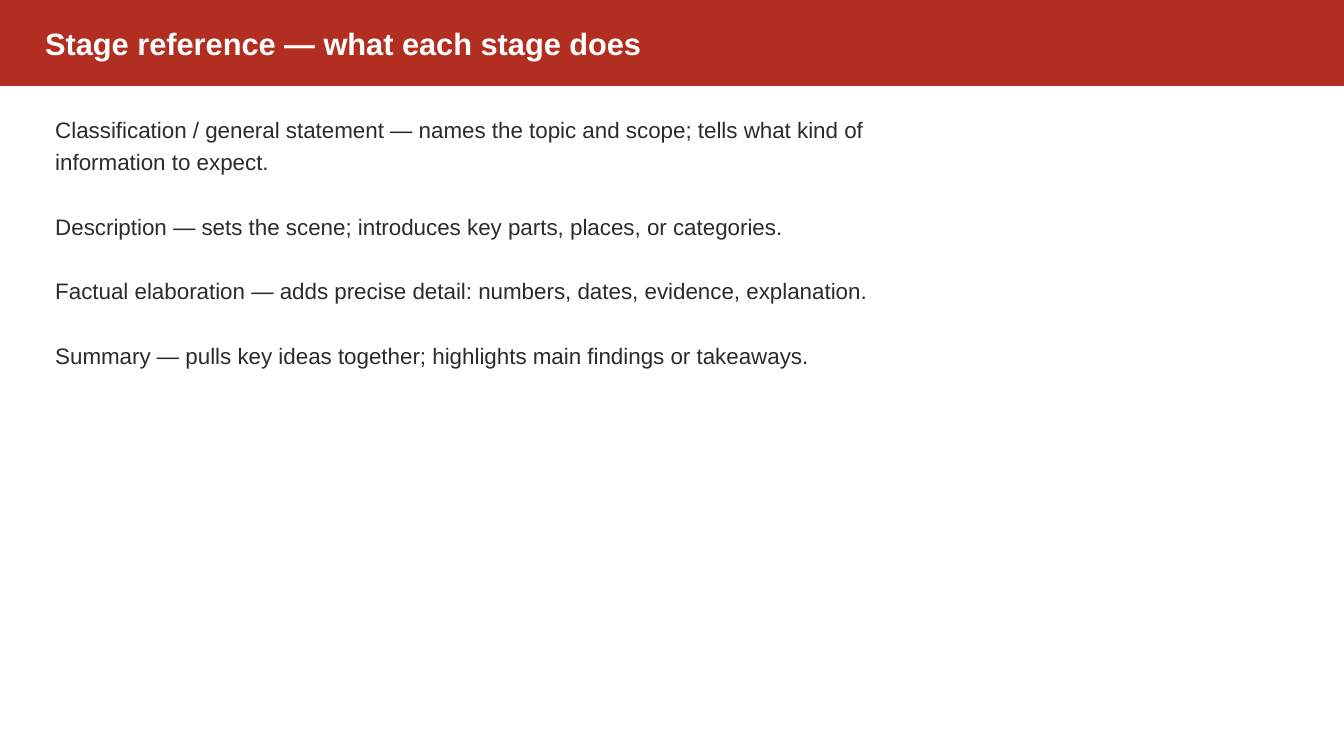
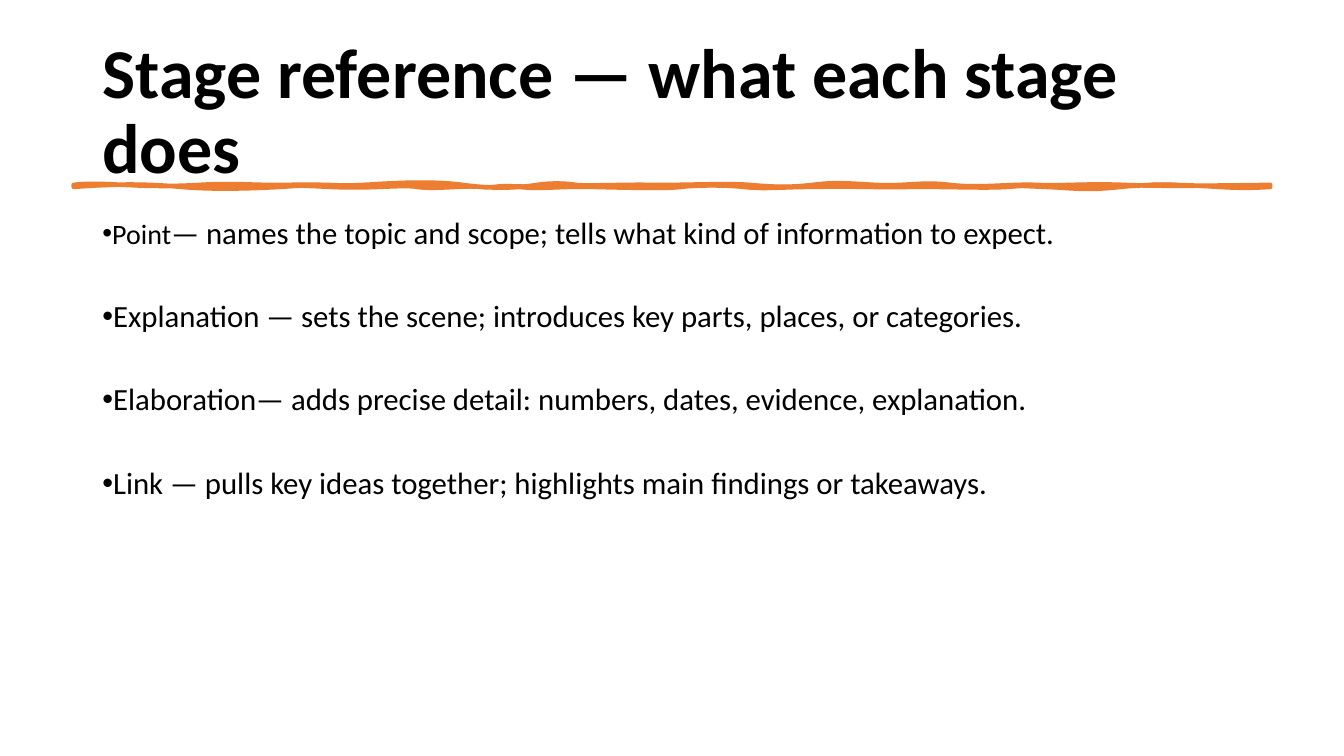
Before and after one commit to dsuth10/Joshua, a slide deck: slide 5 of Units/English/English_Unit_2/Lesson_Plans/Lesson_02_Slides.pptx. Drawn at 1344x756 pixels with LibreOffice and Linux fonts; fonts in the diff are those of the drawing. Boxes give left, top, right and bottom in pixels: in the first picture for what was removed or moved away, otherwise in the second. Text is boxed around its words. In the diff, an @@ line names an element or a change of style, - is before the commit and + after.

```diff
--- a/Units/English/English_Unit_2/Lesson_Plans/Lesson_02_Slides.pptx
+++ b/Units/English/English_Unit_2/Lesson_Plans/Lesson_02_Slides.pptx
@@ rectangle removed at [0,0,1344,86] @@
@@ text "Stage reference — what each ...": place and size @@
-text "Stage reference — what each ..." at [45,32,641,60]
+text "Stage reference — what each ..." at [102,49,1117,190]
@@ text "Stage reference — what each ..." at [102,49,1117,190]: size 22 to 50 pt, font Arial to Calibri, text colour #FFFFFF to #000000; line spacing 1 to 0.9; more space between paragraphs @@
@@ freeform shape added at [74,185,1270,187], fill #ED7D31, outline #ED7D31 3.25 pt @@
@@ text at [112,222,1054,500]: text changed; size 16 to 22 pt; font Arial to Calibri; text colour #2B2B2B to #000000 @@
-Classification / general statement — names the topic and scope; tells what kind of information to expect.
-Description — sets the scene; introduces key parts, places, or categories.
-Factual elaboration — adds precise detail: numbers, dates, evidence, explanation.
-Summary — pulls key ideas together; highlights main findings or takeaways.
+• Point— names the topic and scope; tells what kind of information to expect.
+• Explanation — sets the scene; introduces key parts, places, or categories.
+• Elaboration— adds precise detail: numbers, dates, evidence, explanation.
+• Link — pulls key ideas together; highlights main findings or takeaways.
```
Also in this commit, not shown: 16 other slides changed, 1 other file.
